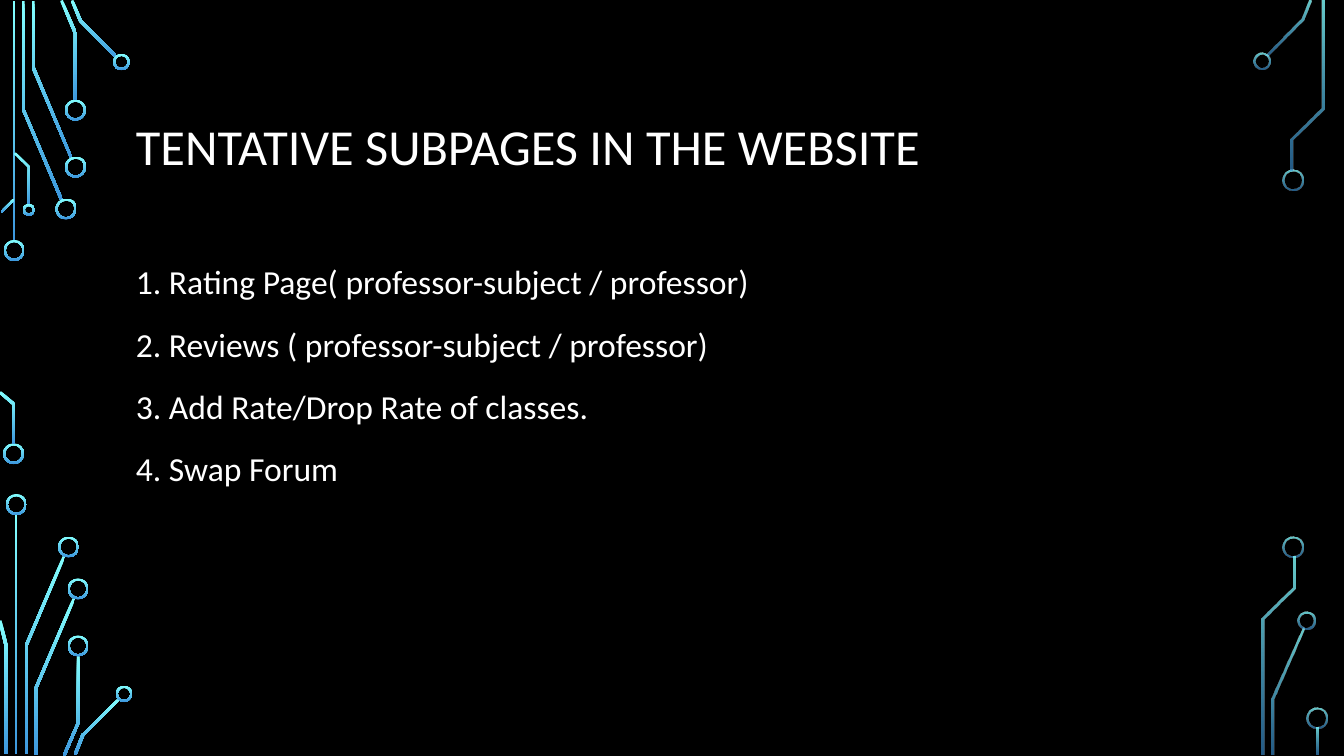
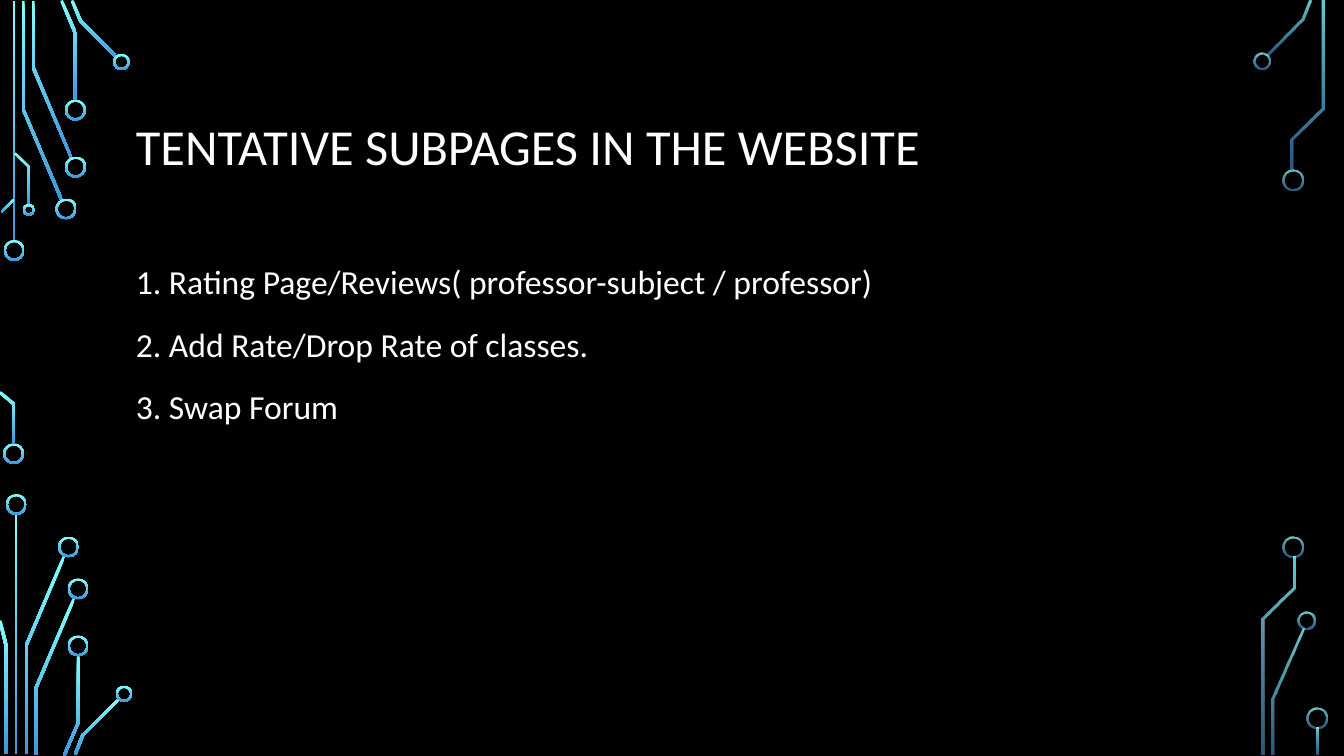
Before and after one commit to spatil17/Ingenious-Mavericks, a slide deck: slide 5 of Ingenious Mavericks-The Blueprint.pptx. Drawn at 1344x756 pixels with LibreOffice and Linux fonts; fonts in the diff are those of the drawing; background and template pictures are left out. Boxes give left, top, right and bottom in pixels: in the first picture for what was removed or moved away, otherwise in the second. Text is boxed around its words. In the diff, an @@ line names an element or a change of style, - is before the commit and + after.

Commit message:
Add files via upload
version 1

```diff
--- a/Ingenious Mavericks-The Blueprint.pptx
+++ b/Ingenious Mavericks-The Blueprint.pptx
@@ text at [136, 269, 872, 425]: text changed @@
-1. Rating Page( professor-subject / professor)
-2. Reviews ( professor-subject / professor)
-3. Add Rate/Drop Rate of classes.
-4. Swap Forum
+1. Rating Page/Reviews( professor-subject / professor)
+2. Add Rate/Drop Rate of classes.
+3. Swap Forum
```
Also in this commit, not shown: 1 other slide changed, 3 slides added.
